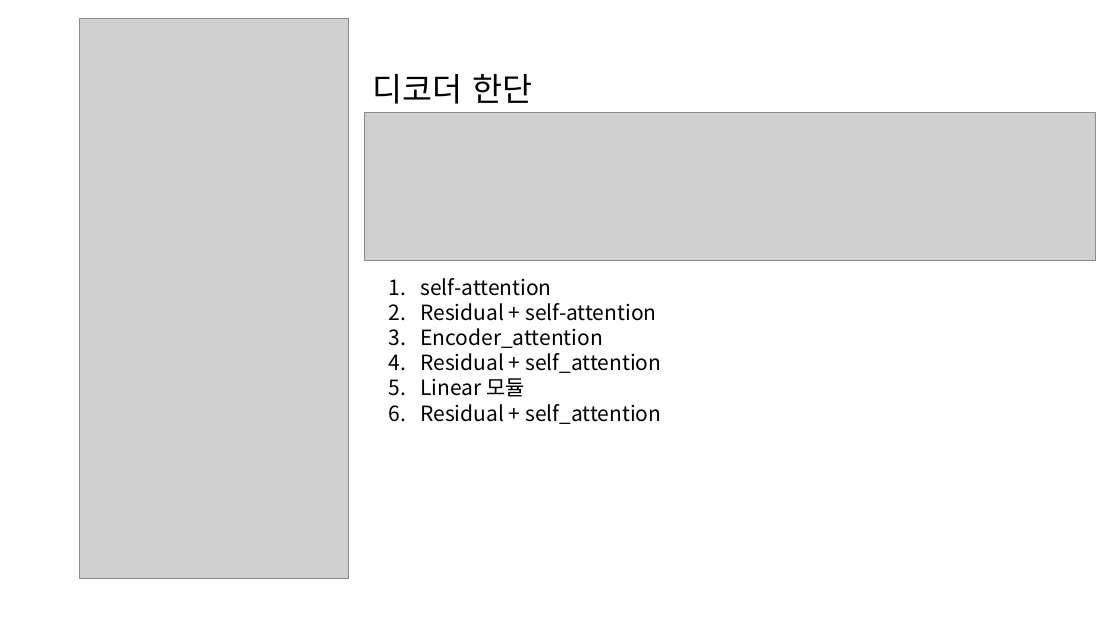
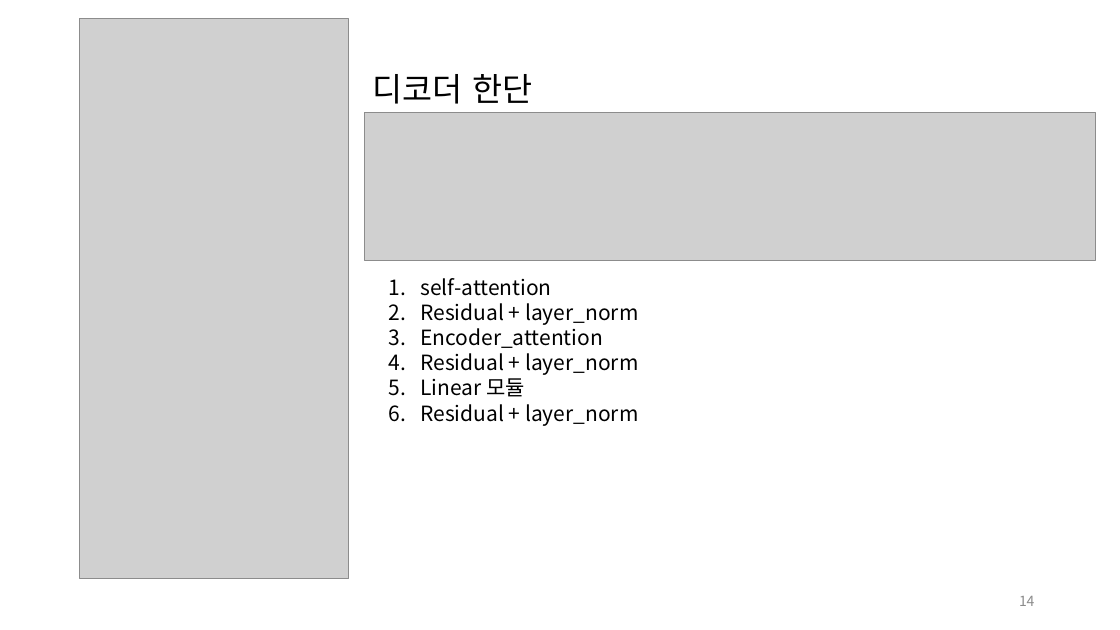
Before and after one commit to team-fairy/JunCheol, a slide deck: slide 14 of Presentation_resource/Masked Self Attention.pptx. Drawn at 1120x630 pixels with LibreOffice and Linux fonts; fonts in the diff are those of the drawing; grey boxes stand for pictures. Boxes give left, top, right and bottom in pixels: in the first picture for what was removed or moved away, otherwise in the second. Text is boxed around its words. In the diff, an @@ line names an element or a change of style, - is before the commit and + after.

```diff
--- a/Presentation_resource/Masked Self Attention.pptx
+++ b/Presentation_resource/Masked Self Attention.pptx
@@ text at (420,303,638,325): text changed @@
-2. Residual + self-attention
+2. Residual + layer_norm
@@ text at (420,353,638,375): text changed @@
-4. Residual + self_attention
+4. Residual + layer_norm
@@ text at (420,404,638,426): text changed @@
-6. Residual + self_attention
+6. Residual + layer_norm
@@ page number added at (1019,596,1035,606), 12 pt, text #8C8C8C @@
+14
```
Also in this commit, not shown: 13 other slides changed.
